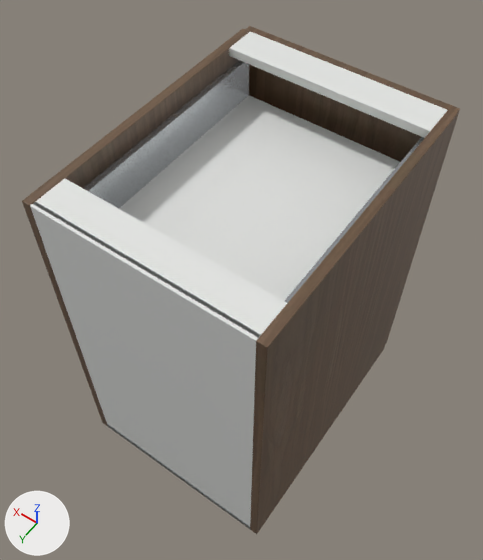
Two versions of the glTF model storefront/public/cabinet-inventory/models/oppein-pb-mso-btc18.glb, one commit apart.
The view is the same before and after, from a 50 mm camera at (-0.244, 0.399, 1.615) aimed at (0.275, -0.327, 0.474). Every picture has the same lights, and +X, +Y and +Z are marked at lower left. The picture after the commit comes second. Where no turn or scale is listed for an object, it has been applied to the vertices.

Names of what the first picture shows: 'Cabinet back', 'Cabinet side', 'Cabinet side.001', 'Drawer floor', 'Drawer front', 'Drawer side', 'Drawer side.001', 'Top support rail', 'Top support rail.001' and 2 more.
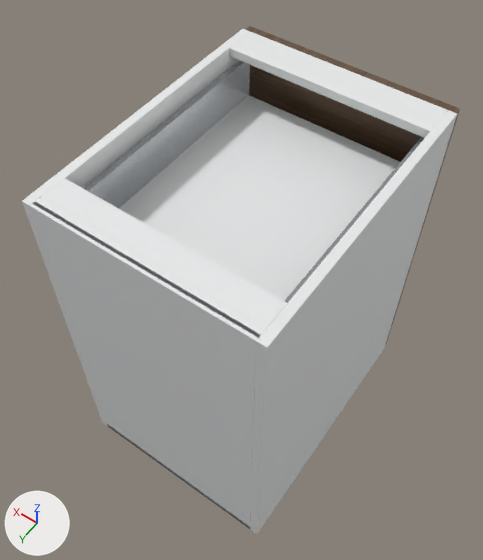
Boxes [x1, y1, x2, y2] around the edits, measured in the pictures (483 x 560 px):
'Cabinet side', recoloured (lighter): [250, 110, 457, 534] in both
'Cabinet side.001', recoloured: [22, 29, 250, 426] in both

What changed in the scene script:
```text
Add mat_white_cabinet_carcass:
    mat_white_cabinet_carcass = principled_material('White cabinet carcass')
    mat_white_cabinet_carcass.base_color = (0.82, 0.83, 0.835)  # white #eaebec
    mat_white_cabinet_carcass.roughness = 0.48
Change me_cube:
    where me_cube.from_pydata(...)  # 56 vertices, 108 faces; spans x -0.009..0.009, y -0.293..0.293, z -0.381..0.381
    remove me_cube.materials.append(mat_supplier_finish___smoked_oak)
    add me_cube.materials.append(mat_white_cabinet_carcass)  # white #eaebec
Change me_cube_001:
    where me_cube_001.from_pydata(...)  # 56 vertices, 108 faces; spans x -0.009..0.009, y -0.293..0.293, z -0.381..0.381
    remove me_cube_001.materials.append(mat_supplier_finish___smoked_oak)
    add me_cube_001.materials.append(mat_white_cabinet_carcass)  # white #eaebec
```
